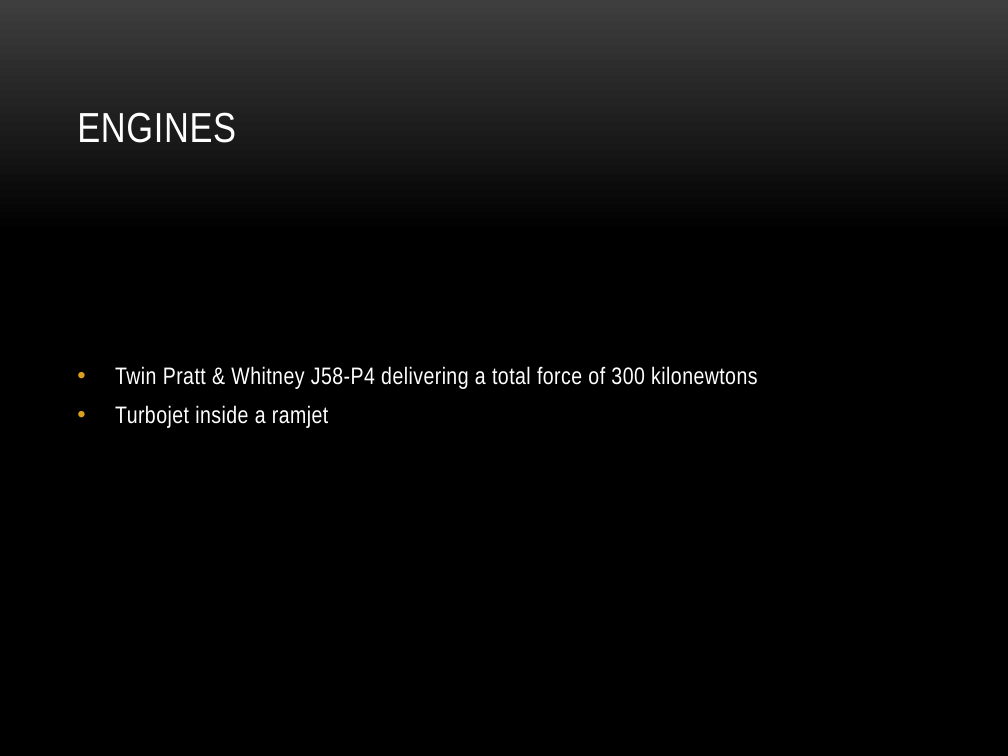
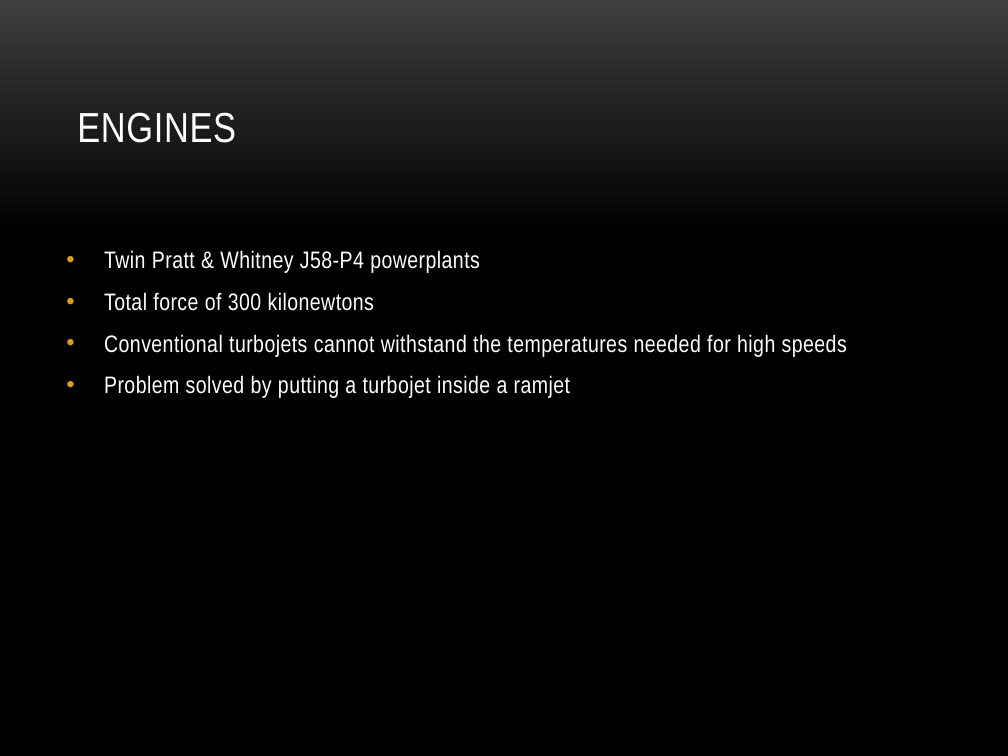
Before and after one commit to nakulj/writ-340, a slide deck: slide 4 of Illumin/presentation.pptx. Drawn at 1008x756 pixels with LibreOffice and Linux fonts; fonts in the diff are those of the drawing; background and template pictures are left out. Boxes give left, top, right and bottom in pixels: in the first picture for what was removed or moved away, otherwise in the second. Text is boxed around its words. In the diff, an @@ line names an element or a change of style, - is before the commit and + after.

```diff
--- a/Illumin/presentation.pptx
+++ b/Illumin/presentation.pptx
@@ text at box(104, 250, 847, 398): text changed @@
-• Twin Pratt & Whitney J58-P4 delivering a total force of 300 kilonewtons
-• Turbojet inside a ramjet
+• Twin Pratt & Whitney J58-P4 powerplants
+• Total force of 300 kilonewtons
+• Conventional turbojets cannot withstand the temperatures needed for high speeds
+• Problem solved by putting a turbojet inside a ramjet
```
Also in this commit, not shown: 3 other slides changed, 2 slides added.
